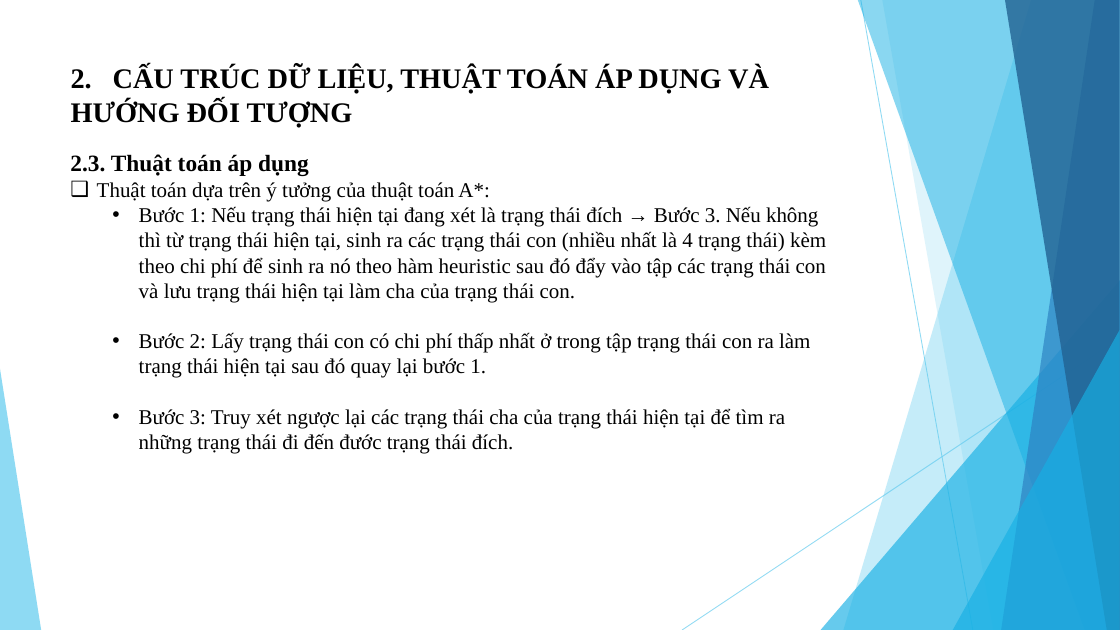
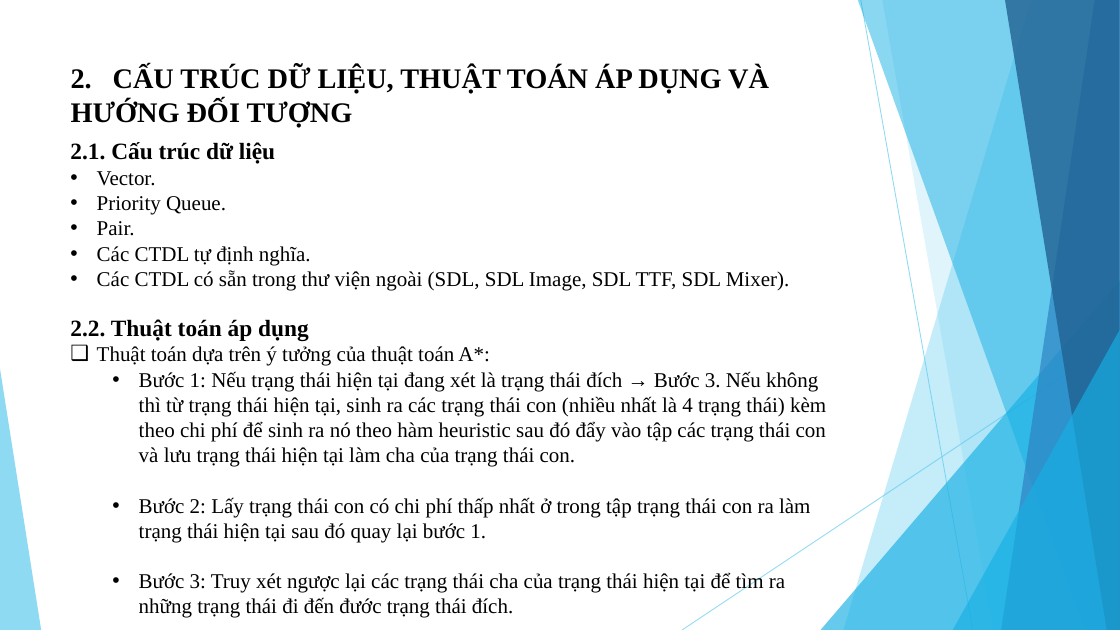
Before and after one commit to dotuangv/Game_Puzzle, a slide deck: slide 4 of BaoCao/PowerPoint_PBL2.pptx (slide 5 before the commit). Drawn at 1120x630 pixels with LibreOffice and Linux fonts; fonts in the diff are those of the drawing. Boxes give left, top, right and bottom in pixels: in the first picture for what was removed or moved away, otherwise in the second. Text is boxed around its words. In the diff, an @@ line names an element or a change of style, - is before the commit and + after.

```diff
--- a/BaoCao/PowerPoint_PBL2.pptx
+++ b/BaoCao/PowerPoint_PBL2.pptx
@@ text "2.1. Cấu trúc dữ liệu": place and size @@
-text "2.1. Cấu trúc dữ liệu" at [70,154,826,454]
+text "2.1. Cấu trúc dữ liệu" at [70,142,826,618]
@@ text at [70,142,789,341]: text changed; size 20 to 18 pt; bold off @@
-2.3. Thuật toán áp dụng
+2.1. Cấu trúc dữ liệu
+• Vector.
+• Priority Queue.
+• Pair.
+• Các CTDL tự định nghĩa.
+• Các CTDL có sẵn trong thư viện ngoài (SDL, SDL Image, SDL TTF, SDL Mixer).
+2.2. Thuật toán áp dụng
```
Also in this commit, not shown: 1 other slide changed, 2 slides added, 1 slide removed, 3 other files.
